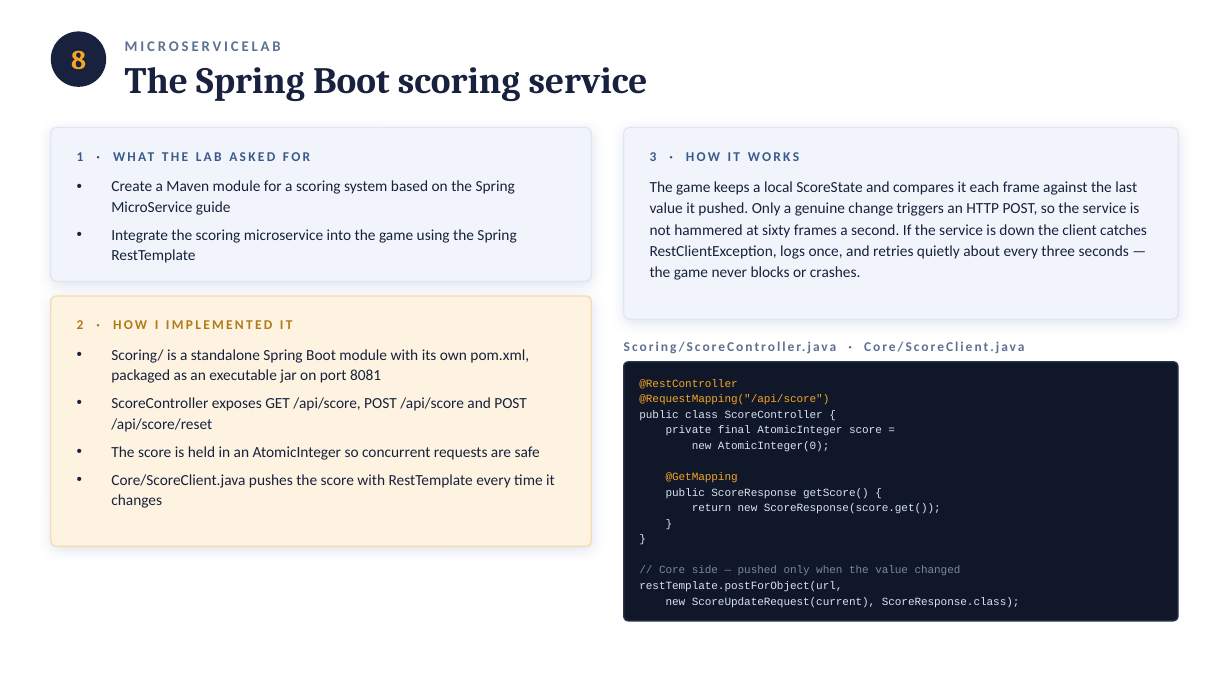
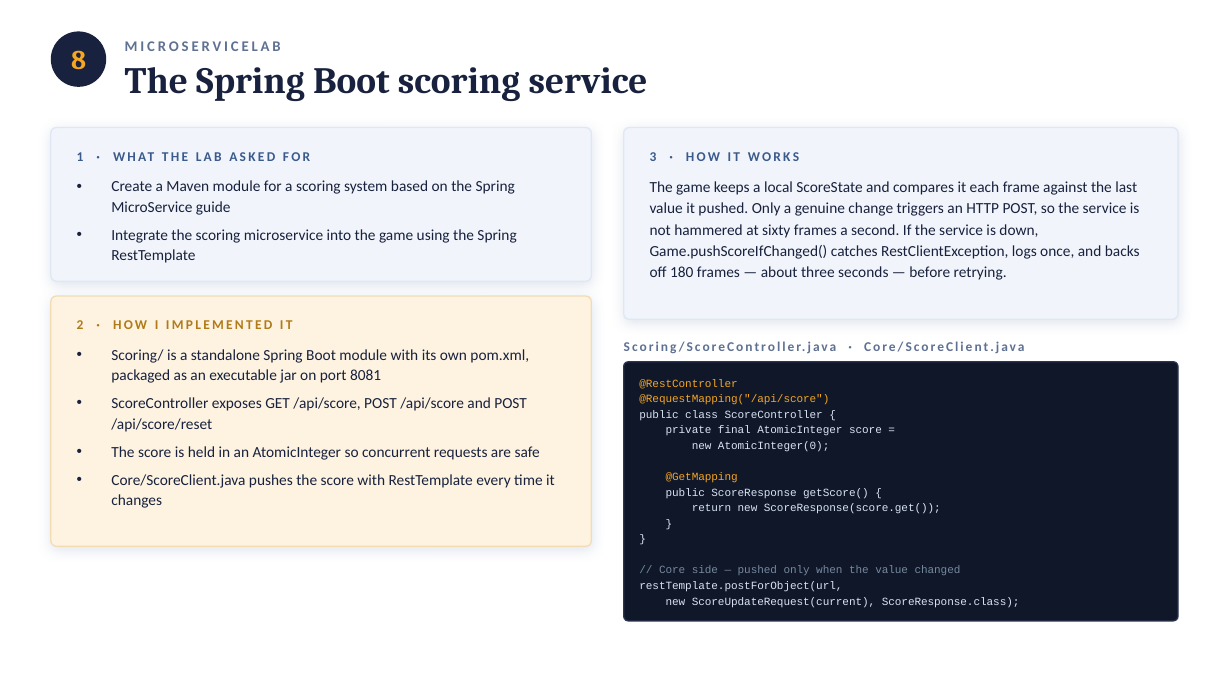
Before and after one commit to Fard121/asteroid_game, a slide deck: slide 11 of AsteroidsFX-Presentation.pptx. Drawn at 1232x693 pixels with LibreOffice and Linux fonts; fonts in the diff are those of the drawing. Boxes give left, top, right and bottom in pixels: in the first picture for what was removed or moved away, otherwise in the second. Text is boxed around its words. In the diff, an @@ line names an element or a change of style, - is before the commit and + after.

```diff
--- a/AsteroidsFX-Presentation.pptx
+++ b/AsteroidsFX-Presentation.pptx
@@ text at (650, 181, 1140, 280): text changed @@
-The game keeps a local ScoreState and compares it each frame against the last value it pushed. Only a genuine change triggers an HTTP POST, so the service is not hammered at sixty frames a second. If the service is down the client catches RestClientException, logs once, and retries quietly about every three seconds — the game never blocks or crashes.
+The game keeps a local ScoreState and compares it each frame against the last value it pushed. Only a genuine change triggers an HTTP POST, so the service is not hammered at sixty frames a second. If the service is down, Game.pushScoreIfChanged() catches RestClientException, logs once, and backs off 180 frames — about three seconds — before retrying.
```
Also in this commit, not shown: 10 other files.
